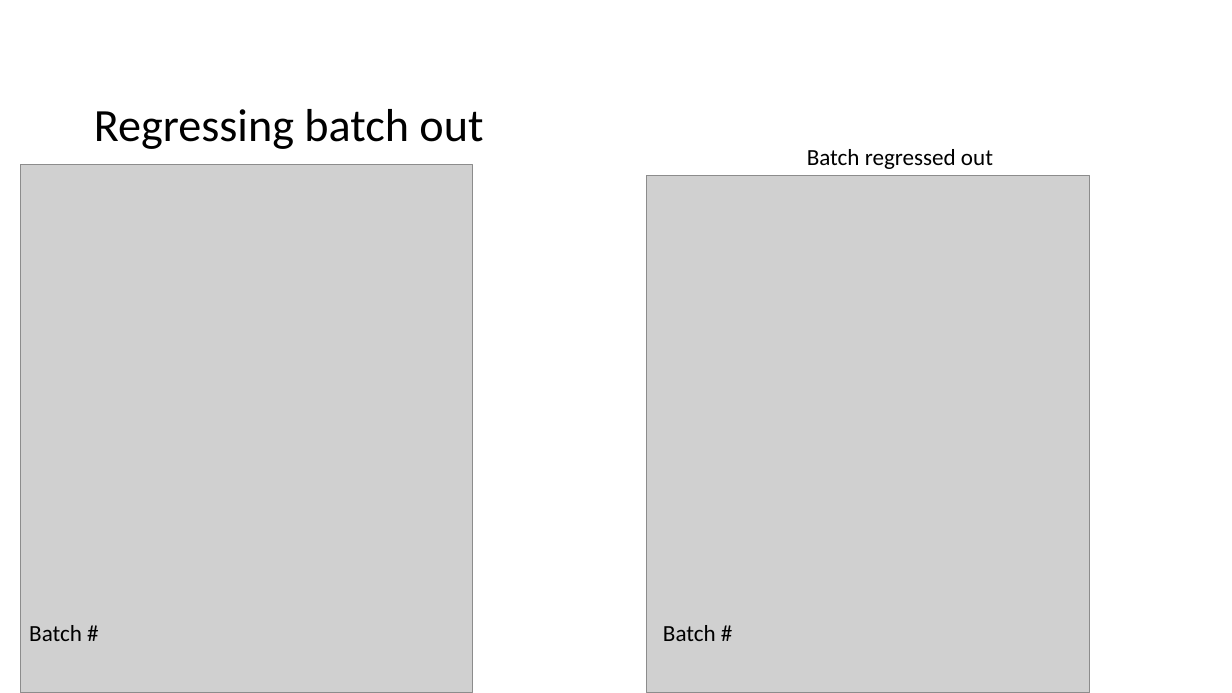
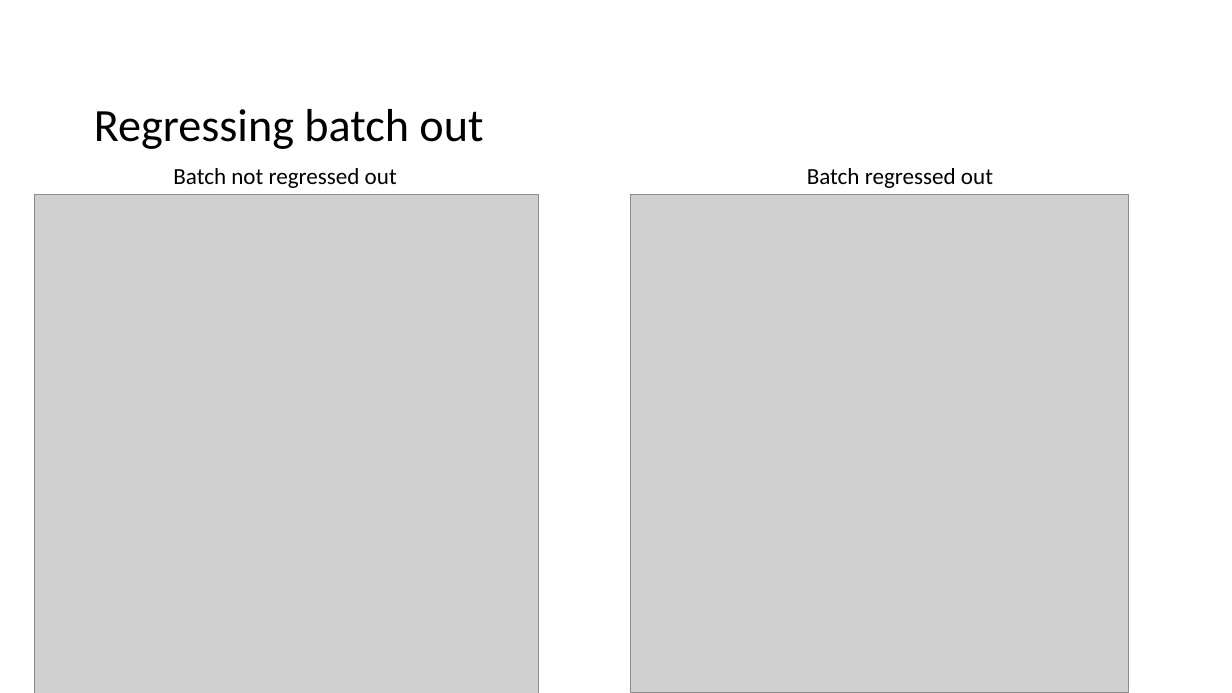
Before and after one commit to tybottorff/bottorffdocs, a slide deck: slide 3 of presentations/NCI_talks/2024_10_23.pptx (slide 7 before the commit). Drawn at 1232x693 pixels with LibreOffice and Linux fonts; fonts in the diff are those of the drawing; grey boxes stand for pictures. Boxes give left, top, right and bottom in pixels: in the first picture for what was removed or moved away, otherwise in the second. Text is boxed around its words. In the diff, an @@ line names an element or a change of style, - is before the commit and + after.

```diff
--- a/presentations/NCI_talks/2024_10_23.pptx
+++ b/presentations/NCI_talks/2024_10_23.pptx
@@ text added at box(173, 168, 397, 188), 18 pt, text #000000 @@
+Batch not regressed out
@@ text "Batch regressed out": place and size @@
-text "Batch regressed out" at box(807, 149, 993, 169)
+text "Batch regressed out" at box(807, 168, 993, 188)
@@ picture: place and size @@
-picture at box(20, 165, 473, 693)
+picture at box(35, 194, 539, 693)
@@ picture: place and size @@
-picture at box(646, 176, 1090, 693)
+picture at box(631, 195, 1128, 693)
@@ text removed at box(29, 625, 82, 641) @@
-Batch #
@@ text removed at box(663, 625, 716, 641) @@
-Batch #
```
Also in this commit, not shown: 5 other slides changed, 2 slides added, 4 slides removed.
